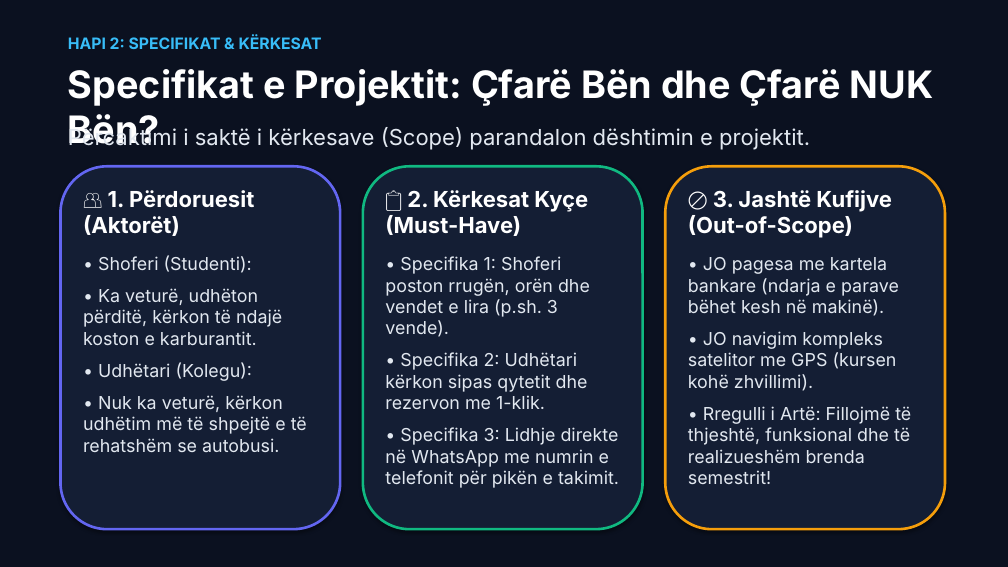
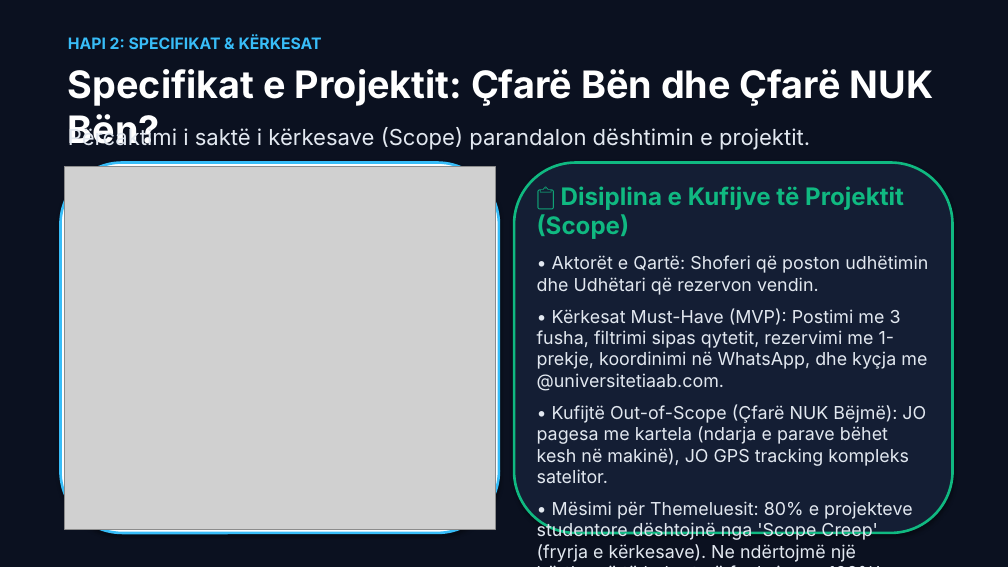
Before and after one commit to arbenl/arbenl.github.io, a slide deck: slide 4 of Jave1_Hyrje_Nextjs_PWA_Copilot_2026.pptx. Drawn at 1008x567 pixels with LibreOffice and Linux fonts; fonts in the diff are those of the drawing; grey boxes stand for pictures. Boxes give left, top, right and bottom in pixels: in the first picture for what was removed or moved away, otherwise in the second. Text is boxed around its words. In the diff, an @@ line names an element or a change of style, - is before the commit and + after.

```diff
--- a/Jave1_Hyrje_Nextjs_PWA_Copilot_2026.pptx
+++ b/Jave1_Hyrje_Nextjs_PWA_Copilot_2026.pptx
@@ rounded rectangle: place and size @@
-rounded rectangle at <box>60,166,340,529</box>
+rounded rectangle at <box>60,163,499,533</box>
@@ rounded rectangle at <box>60,163,499,533</box>: fill #141E34 to #FFFFFF; outline #6366F1 2.5 pt to #38BDF8 2.5 pt @@
@@ picture added at <box>64,166,495,529</box> @@
@@ rounded rectangle: place and size @@
-rounded rectangle at <box>363,166,643,529</box>
+rounded rectangle at <box>514,163,953,533</box>
@@ rounded rectangle removed at <box>665,166,945,529</box> @@
@@ text removed at <box>83,190,307,452</box> @@
-👥 1. Përdoruesit (Aktorët)
-• Shoferi (Studenti):
-• Ka veturë, udhëton përditë, kërkon të ndajë koston e karburantit.
-• Udhëtari (Kolegu):
-• Nuk ka veturë, kërkon udhëtim më të shpejtë e të rehatshëm se autobusi.
@@ text at <box>537,186,928,562</box>: text changed @@
-📋 2. Kërkesat Kyçe (Must-Have)
-• Specifika 1: Shoferi poston rrugën, orën dhe vendet e lira (p.sh. 3 vende).
-• Specifika 2: Udhëtari kërkon sipas qytetit dhe rezervon me 1-klik.
-• Specifika 3: Lidhje direkte në WhatsApp me numrin e telefonit për pikën e takimit.
+📋 Disiplina e Kufijve të Projektit (Scope)
+• Aktorët e Qartë: Shoferi që poston udhëtimin dhe Udhëtari që rezervon vendin.
+• Kërkesat Must-Have (MVP): Postimi me 3 fusha, filtrimi sipas qytetit, rezervimi me 1-prekje, koordinimi në WhatsApp, dhe kyçja me @universitetiaab.com.
+• Kufijtë Out-of-Scope (Çfarë NUK Bëjmë): JO pagesa me kartela (ndarja e parave bëhet kesh në makinë), JO GPS tracking kompleks satelitor.
+• Mësimi për Themeluesit: 80% e projekteve studentore dështojnë nga 'Scope Creep' (fryrja e kërkesave). Ne ndërtojmë një bërthamë të hekurt që funksionon 100%!
@@ text removed at <box>688,190,911,484</box> @@
-🚫 3. Jashtë Kufijve (Out-of-Scope)
-• JO pagesa me kartela bankare (ndarja e parave bëhet kesh në makinë).
-• JO navigim kompleks satelitor me GPS (kursen kohë zhvillimi).
-• Rregulli i Artë: Fillojmë të thjeshtë, funksional dhe të realizueshëm brenda semestrit!
```
Also in this commit, not shown: 3 other slides changed, 8 other files.
